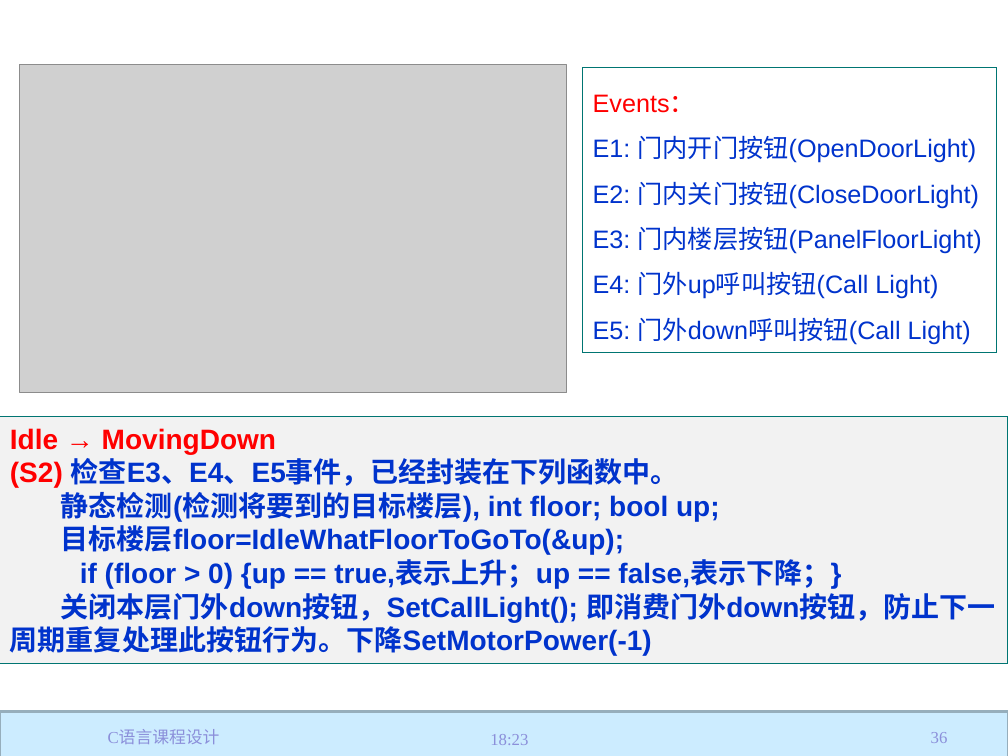
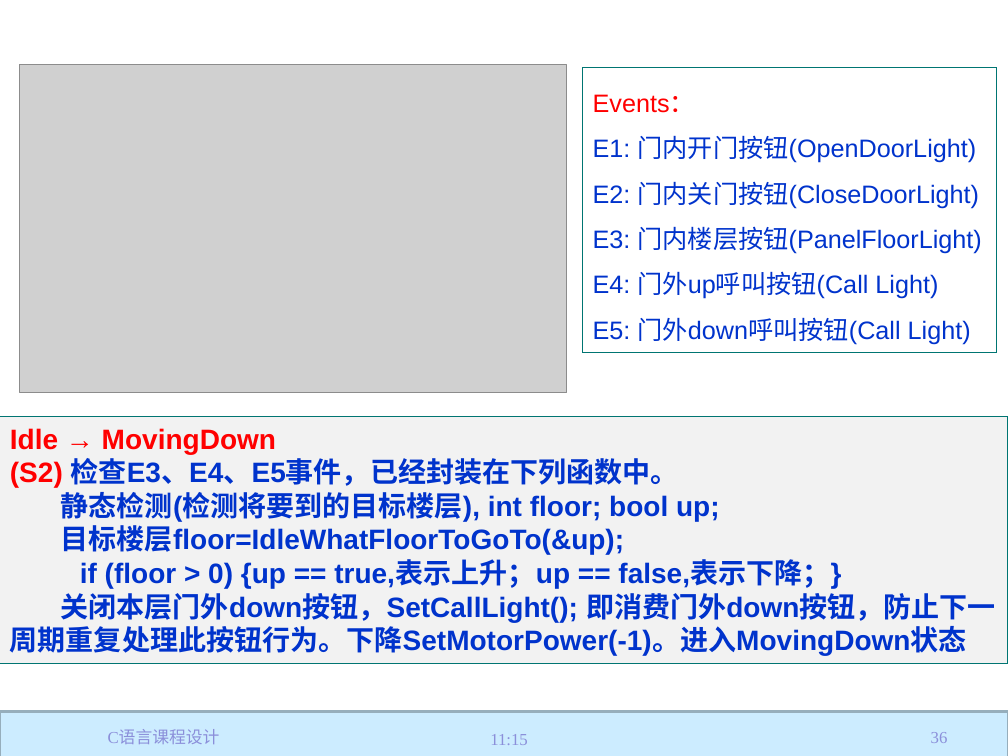
Before and after one commit to jtrfid/C-Repositories, a slide deck: slide 36 of 2017/C语言课程设计/C语言课程设计.pptx. Drawn at 1008x756 pixels with LibreOffice and Linux fonts; fonts in the diff are those of the drawing; grey boxes stand for pictures; background and template pictures are left out. Boxes give left, top, right and bottom in pixels: in the first picture for what was removed or moved away, otherwise in the second. Text is boxed around its words. In the diff, an @@ line names an element or a change of style, - is before the commit and + after.

```diff
--- a/2017/C语言课程设计/C语言课程设计.pptx
+++ b/2017/C语言课程设计/C语言课程设计.pptx
@@ text in rectangle at (10, 593, 996, 656): text changed @@
-关闭本层门外down按钮，SetCallLight(); 即消费门外down按钮，防止下一周期重复处理此按钮行为。下降SetMotorPower(-1)
+关闭本层门外down按钮，SetCallLight(); 即消费门外down按钮，防止下一周期重复处理此按钮行为。下降SetMotorPower(-1)。进入MovingDown状态
@@ text at (490, 734, 528, 745): text changed @@
-18:23
+11:15
```
Also in this commit, not shown: 56 other slides changed, 3 other files.
